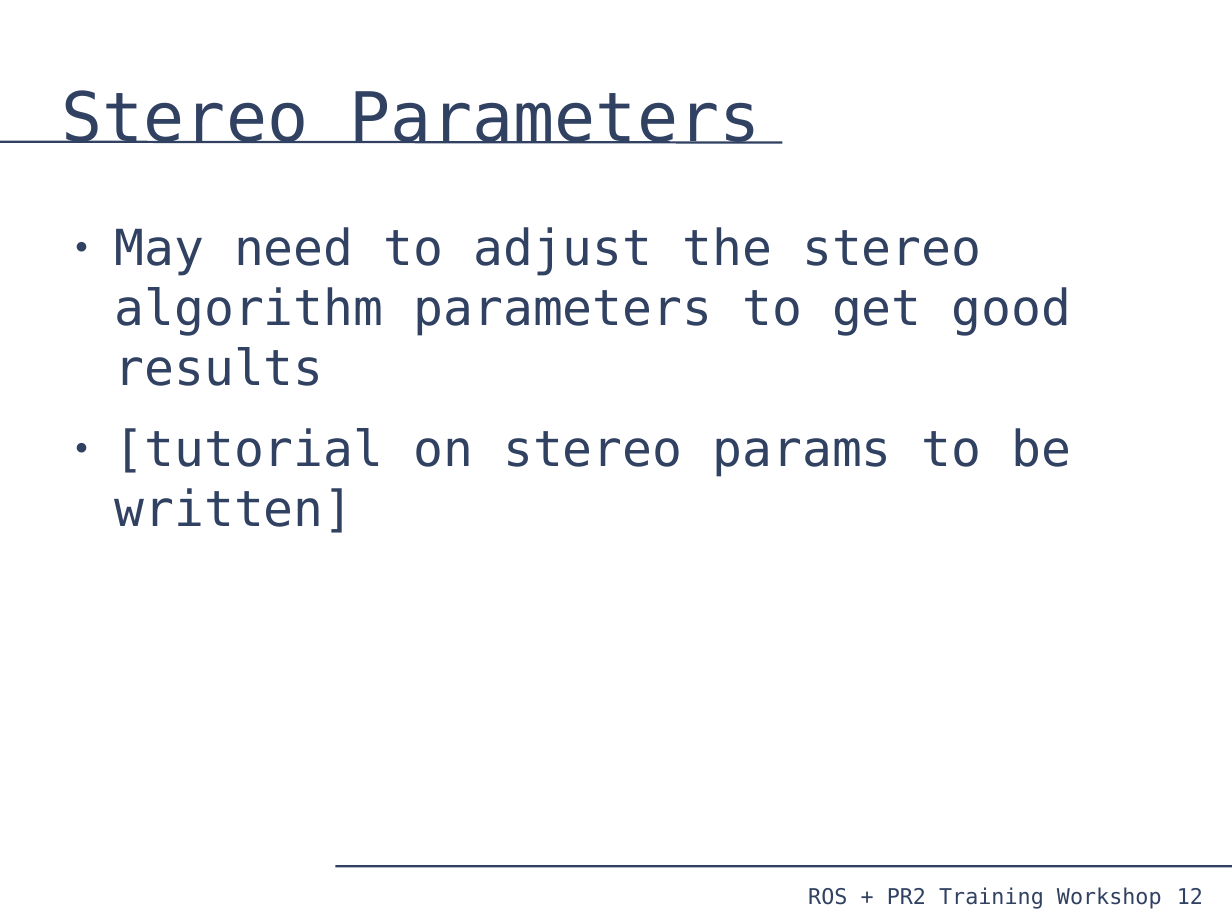
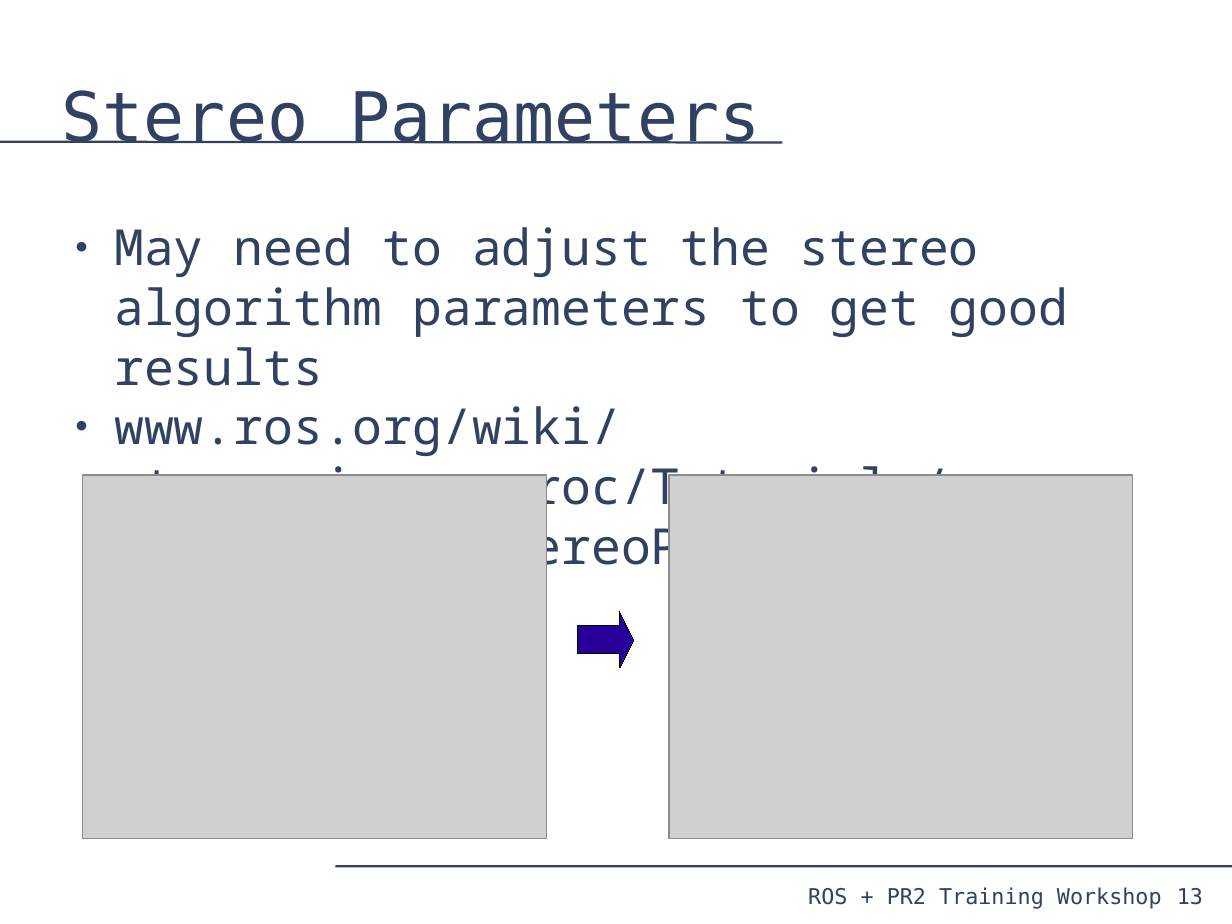
Before and after one commit to PR2/pr2_docs, a slide deck: slide 13 of pr2_training_workshop/processing_camera_data/slides.odp (slide 12 before the commit). Drawn at 1232x924 pixels with LibreOffice and Linux fonts; fonts in the diff are those of the drawing; grey boxes stand for pictures. Boxes give left, top, right and bottom in pixels: in the first picture for what was removed or moved away, otherwise in the second. Text is boxed around its words. In the diff, an @@ line names an element or a change of style, - is before the commit and + after.

```diff
--- a/pr2_training_workshop/processing_camera_data/slides.odp
+++ b/pr2_training_workshop/processing_camera_data/slides.odp
@@ text at bbox=[114, 227, 1068, 386]: font DejaVu Sans Mono to Noto Sans Mono in "May need to adjust the stereo algorithm ..."; less space between paragraphs @@
@@ text at bbox=[114, 406, 948, 577]: text changed; font DejaVu Sans Mono to Noto Sans Mono @@
-● [tutorial on stereo params to be written]
+● www.ros.org/wiki/stereo_image_proc/Tutorials/ChoosingGoodStereoParameters
@@ picture added at bbox=[83, 475, 547, 838] @@
@@ picture added at bbox=[670, 475, 1134, 838] @@
@@ right arrow added at bbox=[578, 612, 634, 667], fill #280099, outline #000000 0 pt @@
@@ page number at bbox=[1177, 888, 1203, 905]: text changed @@
-12
+13
```
Also in this commit, not shown: 12 other slides changed, 4 slides added, 1 slide removed.
